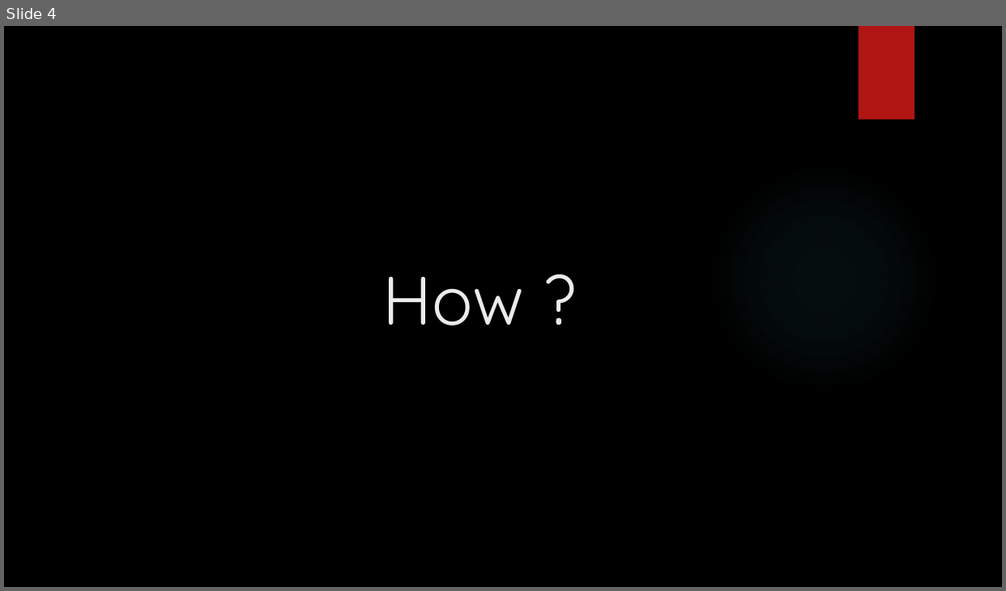
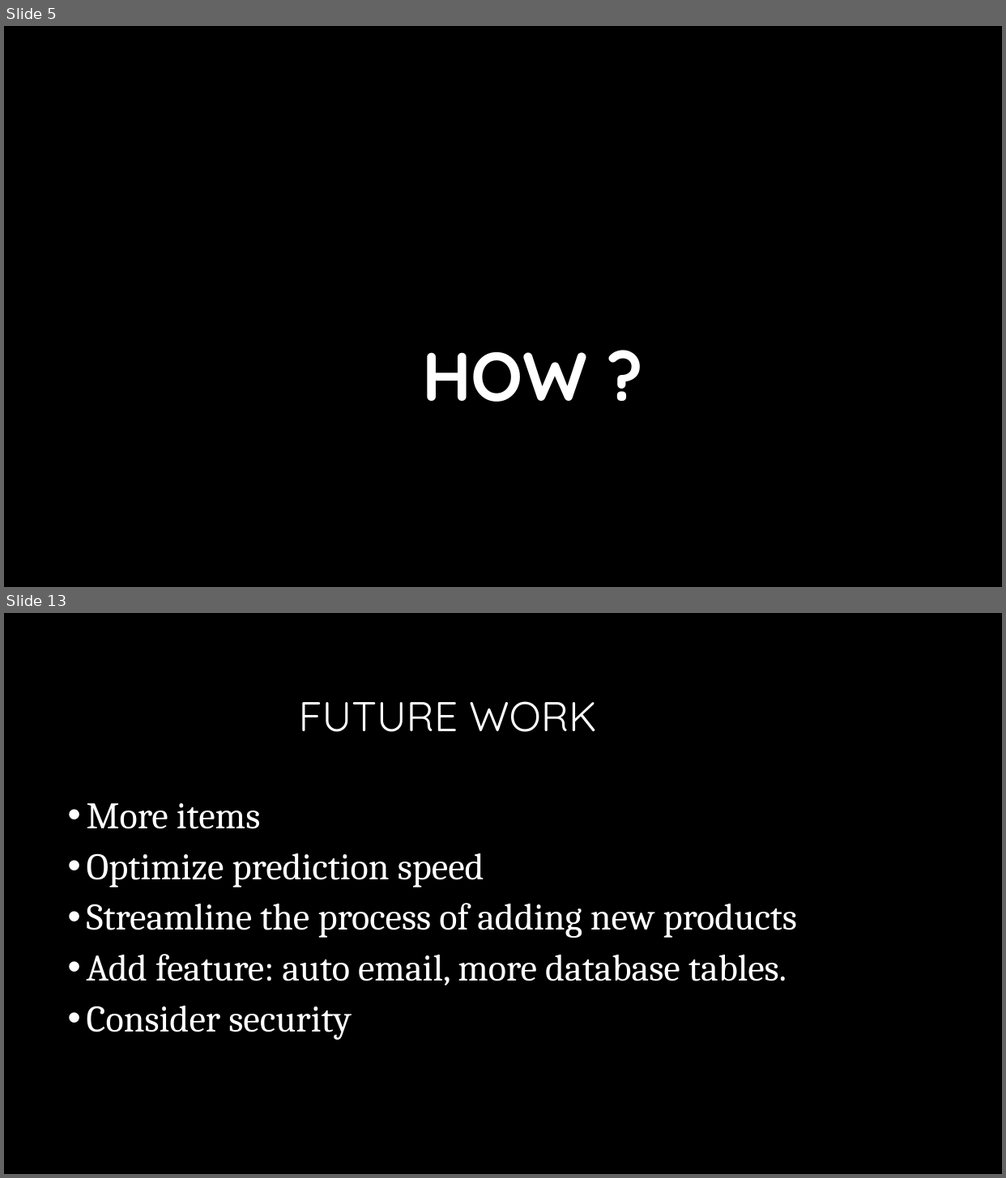
Before and after one commit to LukeHerbst/autocheckout_yolo, a slide deck: AI Automated checkout [Autosaved].pptx. Shown one above the other, each under a label of ours: slide 4 before the commit, slides 5 and 13 after it; the slides between them are not shown. The pictures are 1006x591 and 1006x1178 pixels, drawn with LibreOffice and Linux fonts; fonts in the diff are those of the drawing; background and template pictures are left out. Boxes give left, top, right and bottom in pixels: in the first picture for what was removed or moved away, otherwise in the second. Text is boxed around its words. In the diff, an @@ line names an element or a change of style, - is before the commit and + after.

```diff
--- a/AI Automated checkout [Autosaved].pptx
+++ b/AI Automated checkout [Autosaved].pptx
@@ slide 13 added at [4, 613, 1002, 1174], background #000000 @@
@@ title added at [299, 701, 597, 732], 40 pt, text #FFFFFF @@
+FUTURE WORK
@@ text added at [87, 803, 798, 1040], 36 pt, text #FFFFFF @@
+• More items
+• Optimize prediction speed
+• Streamline the process of adding new products
+• Add feature: auto email, more database tables.
+• Consider security
@@ what was slide 4 is now slide 5 @@
@@ slide 5 changed as well @@
@@ rectangle removed at [859, 26, 914, 120] @@
@@ title "HOW ?" at [422, 352, 588, 402]: vertical alignment top to middle @@
@@ title at [422, 352, 588, 402]: text changed; text colour #EBEBEB to #FFFFFF; bold on @@
-How ?
+HOW ?
```
Also in this commit, not shown: 11 other slides changed, 6 other slides added, 4 slides removed, 5 other files.
